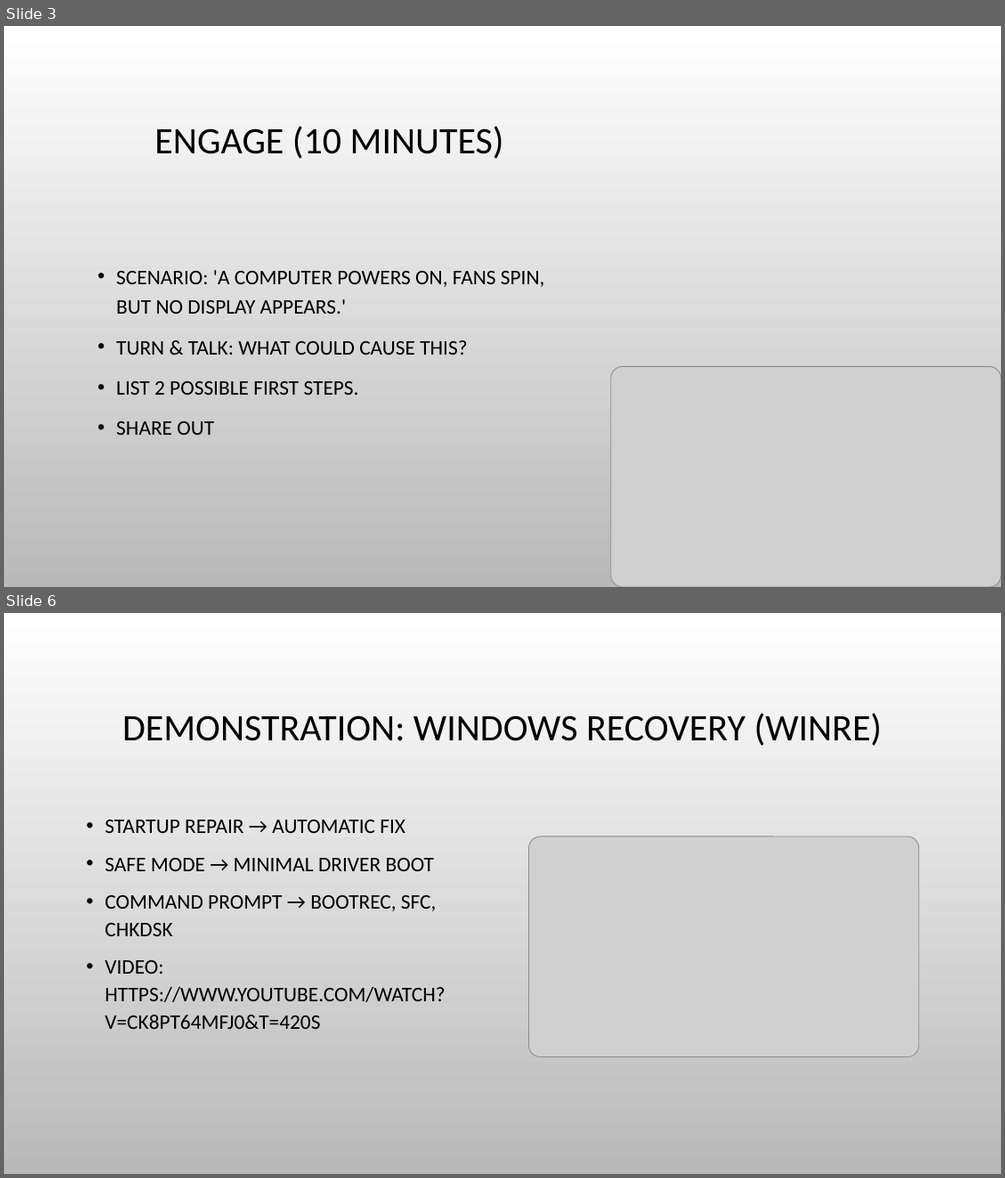
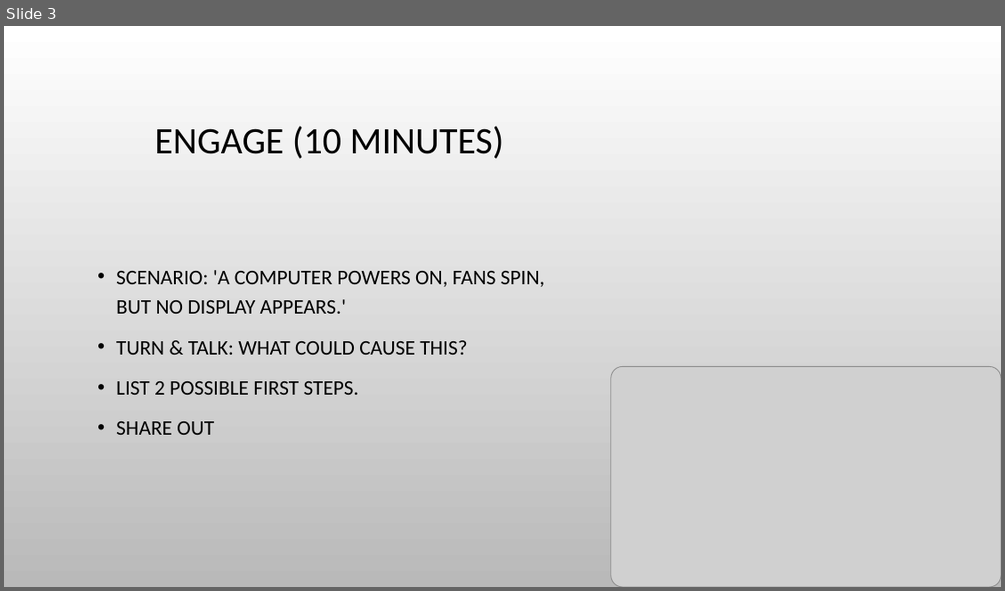
Before and after one commit to aspiece/CSGames, a slide deck: BootFailures.pptx. Shown one above the other, each under a label of ours: slides 3 and 6 before the commit, slide 3 after it; the slides between them are not shown. The pictures are 1005x1178 and 1005x591 pixels, drawn with LibreOffice and Linux fonts; fonts in the diff are those of the drawing; grey boxes stand for pictures; background and template pictures are left out. Boxes give left, top, right and bottom in pixels: in the first picture for what was removed or moved away, otherwise in the second. Text is boxed around its words. In the diff, an @@ line names an element or a change of style, - is before the commit and + after.

Commit message:
Update Boot Failures ppt

```diff
--- a/BootFailures.pptx
+++ b/BootFailures.pptx
@@ slide 6 removed at <box>4,613,1001,1174</box>, background picture (left out) @@
@@ title removed at <box>122,713,882,746</box> @@
-DEMONSTRATION: WINDOWS RECOVERY (WINRE)
@@ text removed at <box>105,819,445,1029</box> @@
-• STARTUP REPAIR → AUTOMATIC FIX
-• SAFE MODE → MINIMAL DRIVER BOOT
-• COMMAND PROMPT → BOOTREC, SFC, CHKDSK
-• VIDEO: HTTPS://WWW.YOUTUBE.COM/WATCH?V=CK8PT64MFJ0&T=420S
@@ picture removed at <box>529,836,919,1057</box> @@
```
Also in this commit, not shown: 4 slides changed.
